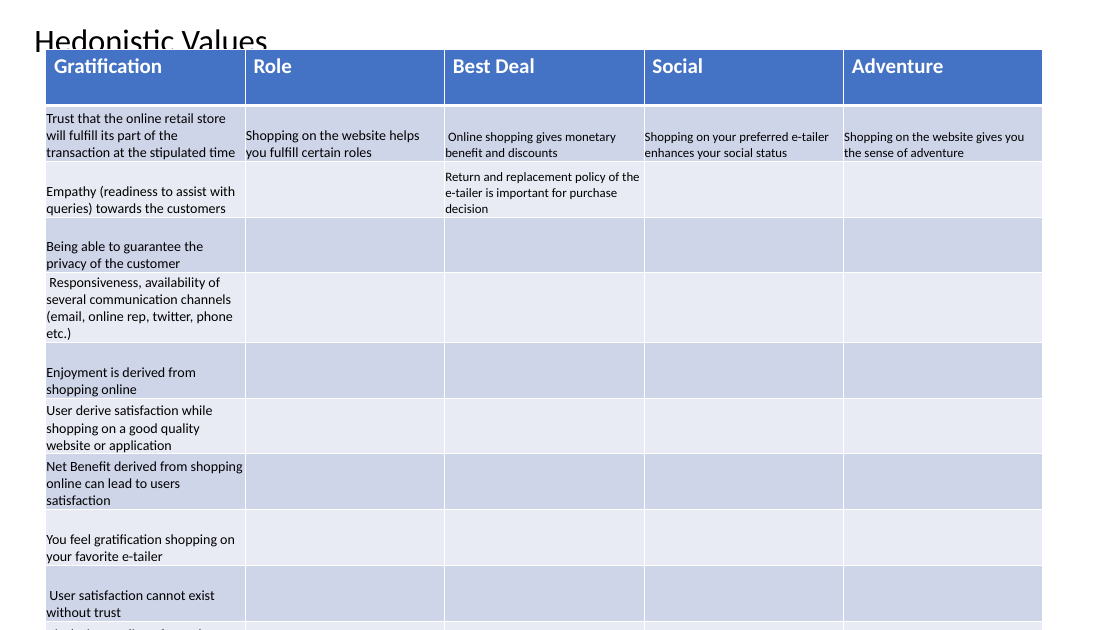
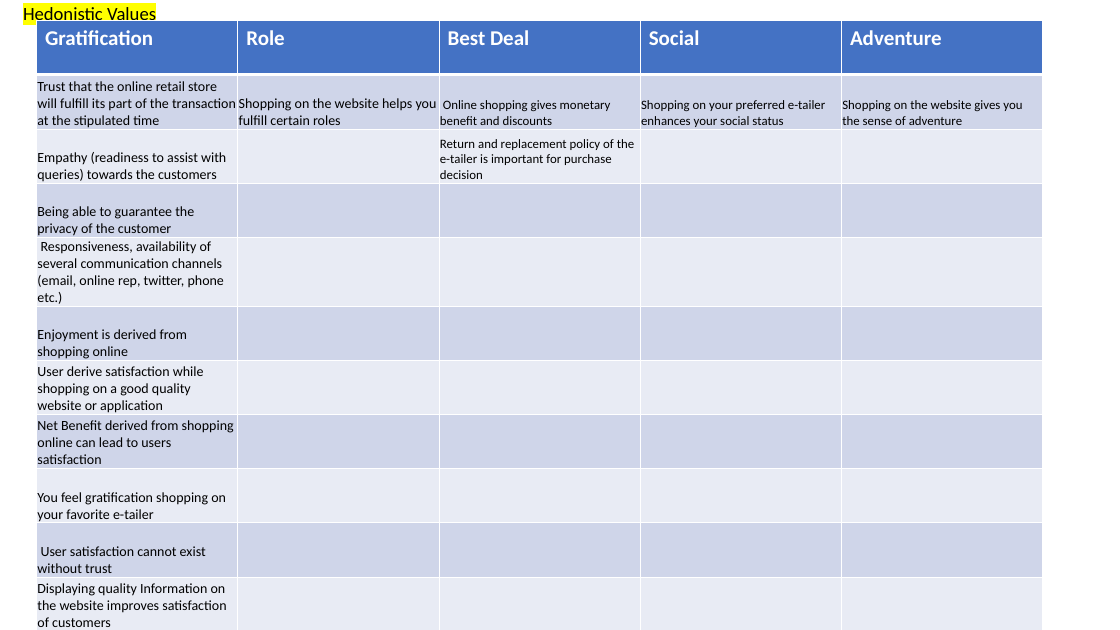
Before and after one commit to swathidamera/Internship, a slide deck: slide 11 of customer retention.ppt.pptx (slide 6 before the commit). Drawn at 1120x630 pixels with LibreOffice and Linux fonts; fonts in the diff are those of the drawing. Boxes give left, top, right and bottom in pixels: in the first picture for what was removed or moved away, otherwise in the second. Text is boxed around its words. In the diff, an @@ line names an element or a change of style, - is before the commit and + after.

```diff
--- a/customer retention.ppt.pptx
+++ b/customer retention.ppt.pptx
@@ text "Hedonistic Values": place and size @@
-text "Hedonistic Values" at bbox=[34, 29, 268, 60]
+text "Hedonistic Values" at bbox=[23, 5, 156, 26]
@@ text "Hedonistic Values" at bbox=[23, 5, 156, 26]: size 28 to 16 pt, highlight none to #FFFF00 @@
@@ table: place and size @@
-table at bbox=[45, 50, 1041, 630]
+table at bbox=[37, 21, 1045, 630]
```
Also in this commit, not shown: 4 other slides changed, 7 slides added.
